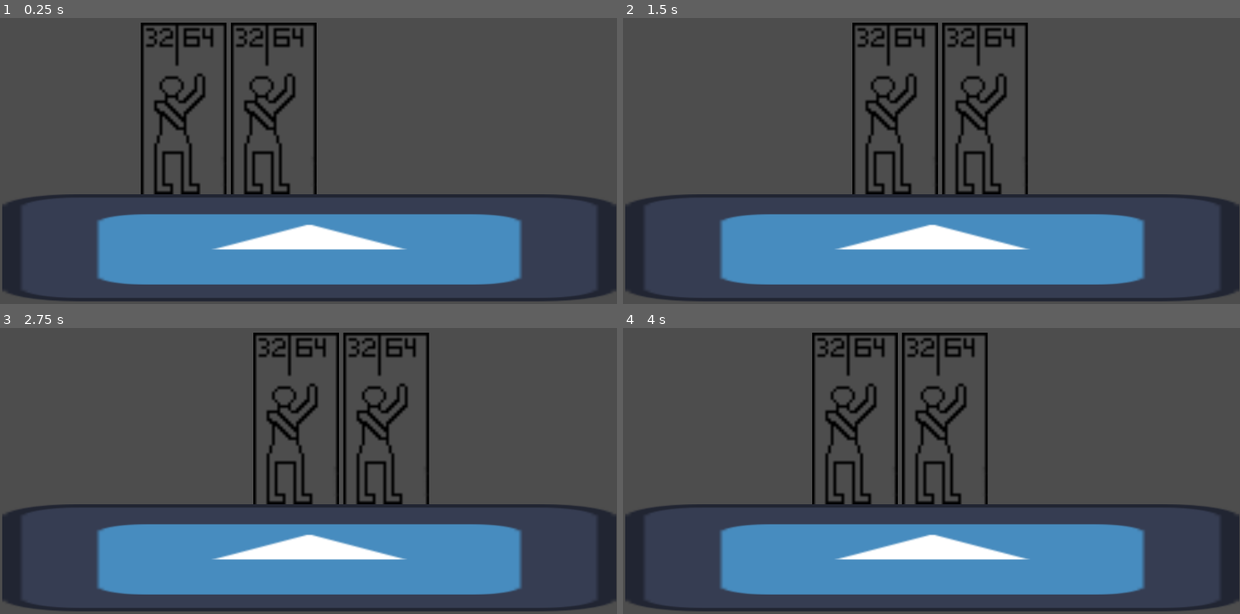
Above: before the commit, frames 1-4 (two rows, left to right).
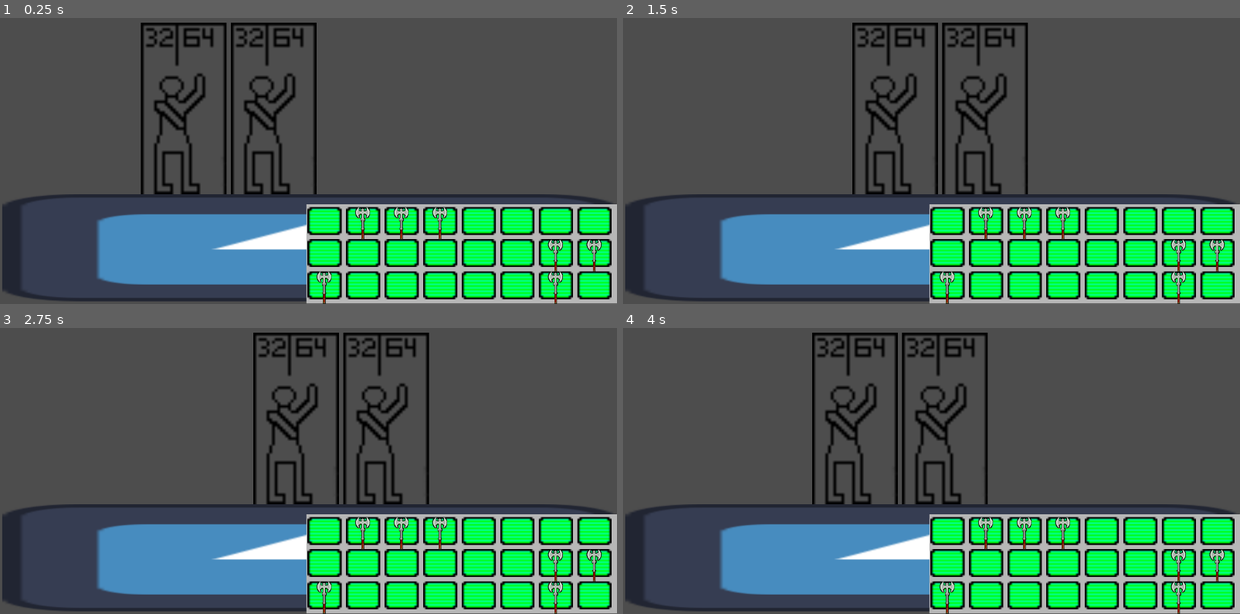
Above: after the commit, the same moments.

Repository: SteveWorcester/GoRight
Game: Godot game, scene res://Levels/00test_level/test_level.tscn
Same seed, same stepped clock (60 frames per second), same inputs: the game is played once before the commit and once after it. The engine's default icon, where the game draws it, is replaced by a stand-in: a white triangle on a blue panel in a dark square.
Inputs (mouse positions are in pixels of both pictures, inside the frame that each line leads up to):
- Up to frame 1 (0.25 s): no input
- Up to frame 2 (1.5 s): tap Enter at 0.5 s; move the mouse to (1067, 112) at 0.52 s; hold D (right) 0.53-1.28 s; tap Space (interact) at 0.6, 1.35 s; click (1067, 112) at 0.67 s; move the mouse to (808, 146) at 1.27 s; hold A (left) from 1.28 s (still down); click (808, 146) at 1.42 s
- Up to frame 3 (2.75 s): move the mouse to (370, 365) at 2.02 s; release A (left) at 2.03 s; hold D (right) from 2.03 s (still down); tap Space (interact) at 2.1 s; click (370, 365) at 2.17 s
- Up to frame 4 (4 s): move the mouse to (900, 511) at 2.77 s; release D (right) at 2.78 s; hold W (up) 2.78-3.53 s; tap Space (interact) at 2.85, 3.5, 3.6 s; click (900, 511) at 2.92 s; move the mouse to (1116, 493) at 3.52 s; hold A (left) from 3.53 s (still down); click (1116, 493) at 3.67 s

The runs differ from the first frame. In frame 1, 17% of the frame differs, in the area x 49-100%, y 65-100%; in frame 2, 17%; in frame 3, 17%; in frame 4, 17%.
Error in both runs: Invalid access to property or key '3' on a base object of type 'Dictionary'. (res://StateMachines/PlayerCharacter/StateManager.gd:19)

Commit message:
inventory system
Add swappable inventory system.

- temp functionality only. inventory items dont actually *do* anything
yet.
- because of temp functionality, all item slots have a 25% chance of
generating an item in their slot (for test)
- may need logic cleanup in party_inventory.gd later
- will need item generation cleanup after pickup/drop item functionality
is created.

Diff:
--- /dev/null
+++ b/GameFiles/InventoryMenu/InventorySlot.gd
@@ -0,0 +1,43 @@
+extends Panel
+
+var default_texture = preload("res://GameFiles/InventoryMenu/InventorySlot_Usable.png")
+var empty_texture = preload("res://GameFiles/InventoryMenu/Inventory_Background.png")
+
+var default_style : StyleBoxTexture = null
+var empty_style : StyleBoxTexture = null
+
+var itemClass = preload("res://GameFiles/Items/Item.tscn")
+var item = null
+
+func _ready() -> void:
+	default_style = StyleBoxTexture.new()
+	empty_style = StyleBoxTexture.new()
+	default_style.texture = default_texture
+	empty_style.texture = empty_texture
+
+	if randi() %3 == 0:
+		item = itemClass.instantiate()
+		add_child(item)
+
+	refresh_style()
+
+func refresh_style():
+	if item == null:
+		set('custom_styles/panel', empty_style)
+	else:
+		set('custom_styles/panel', default_style)
+
+func pickupFromSlot():
+	remove_child(item)
+	var inventoryNode = find_parent("Inventory")
+	inventoryNode.add_child(item)
+	item = null
+	refresh_style()
+
+func placeIntoSlot(new_item):
+	item = new_item
+	item.position = Vector2(0,0)
+	var inventoryNode = find_parent("Inventory")
+	inventoryNode.remove_child(item)
+	add_child(item)
+	refresh_style()
--- /dev/null
+++ b/GameFiles/Items/Item.tscn
@@ -0,0 +1,12 @@
+[gd_scene load_steps=2 format=3 uid="uid://56nt3id35ilu"]
+
+[ext_resource type="Texture2D" uid="uid://je32gibv6d7f" path="res://GameFiles/Items/Fighter/axe.png" id="1_6u7vu"]
+
+[node name="Item" type="Node2D"]
+z_index = 1
+
+[node name="InventoryImage" type="TextureRect" parent="."]
+offset_right = 40.0
+offset_bottom = 40.0
+mouse_filter = 2
+texture = ExtResource("1_6u7vu")
--- a/Levels/00test_level/test_level.tscn
+++ b/Levels/00test_level/test_level.tscn
@@ -1,10 +1,17 @@
-[gd_scene load_steps=4 format=3 uid="uid://dljqwonesy8po"]
+[gd_scene load_steps=9 format=3 uid="uid://5fm502okeyvm"]
 
 [ext_resource type="Texture2D" uid="uid://dtc32aiyeu7lx" path="res://icon.svg" id="1_opybg"]
 [ext_resource type="PackedScene" uid="uid://n3m7uva4mbvp" path="res://PlayerCharacters/Fighter/Fighter.tscn" id="2_j83r3"]
+[ext_resource type="Script" path="res://Party/Party_Inventory.gd" id="3_4i1vc"]
+[ext_resource type="Texture2D" uid="uid://syxe44ue1cu7" path="res://GameFiles/InventoryMenu/Inventory_Background.png" id="4_rbb23"]
+[ext_resource type="Texture2D" uid="uid://ywjemlwryv7f" path="res://GameFiles/InventoryMenu/InventorySlot_Usable.png" id="5_gdkag"]
+[ext_resource type="Script" path="res://GameFiles/InventoryMenu/InventorySlot.gd" id="6_72u2y"]
 
 [sub_resource type="RectangleShape2D" id="RectangleShape2D_u5vpw"]
 size = Vector2(1155, 206)
+
+[sub_resource type="StyleBoxTexture" id="StyleBoxTexture_oxugr"]
+texture = ExtResource("5_gdkag")
 
 [node name="test_level" type="Area2D"]
 
@@ -25,3 +32,166 @@
 
 [node name="Fighter2" parent="Party" instance=ExtResource("2_j83r3")]
 position = Vector2(343, 283)
+
+[node name="Inventory" type="Node2D" parent="Party"]
+script = ExtResource("3_4i1vc")
+
+[node name="TextureRect" type="TextureRect" parent="Party/Inventory"]
+offset_left = 572.0
+offset_top = 462.0
+offset_right = 1152.0
+offset_bottom = 647.0
+texture = ExtResource("4_rbb23")
+
+[node name="GridContainer" type="GridContainer" parent="Party/Inventory"]
+offset_left = 574.0
+offset_top = 467.0
+offset_right = 1151.0
+offset_bottom = 647.0
+theme_override_constants/h_separation = 8
+theme_override_constants/v_separation = 8
+columns = 8
+
+[node name="Slot1" type="Panel" parent="Party/Inventory/GridContainer"]
+custom_minimum_size = Vector2(64, 52)
+layout_mode = 2
+theme_override_styles/panel = SubResource("StyleBoxTexture_oxugr")
+script = ExtResource("6_72u2y")
+
+[node name="Slot2" type="Panel" parent="Party/Inventory/GridContainer"]
+custom_minimum_size = Vector2(64, 52)
+layout_mode = 2
+theme_override_styles/panel = SubResource("StyleBoxTexture_oxugr")
+script = ExtResource("6_72u2y")
+
+[node name="Slot3" type="Panel" parent="Party/Inventory/GridContainer"]
+custom_minimum_size = Vector2(64, 52)
+layout_mode = 2
+theme_override_styles/panel = SubResource("StyleBoxTexture_oxugr")
+script = ExtResource("6_72u2y")
+
+[node name="Slot4" type="Panel" parent="Party/Inventory/GridContainer"]
+custom_minimum_size = Vector2(64, 52)
+layout_mode = 2
+theme_override_styles/panel = SubResource("StyleBoxTexture_oxugr")
+script = ExtResource("6_72u2y")
+
+[node name="Slot5" type="Panel" parent="Party/Inventory/GridContainer"]
+custom_minimum_size = Vector2(64, 52)
+layout_mode = 2
+theme_override_styles/panel = SubResource("StyleBoxTexture_oxugr")
+script = ExtResource("6_72u2y")
+
+[node name="Slot6" type="Panel" parent="Party/Inventory/GridContainer"]
+custom_minimum_size = Vector2(64, 52)
+layout_mode = 2
+theme_override_styles/panel = SubResource("StyleBoxTexture_oxugr")
+script = ExtResource("6_72u2y")
+
+[node name="Slot7" type="Panel" parent="Party/Inventory/GridContainer"]
+custom_minimum_size = Vector2(64, 52)
+layout_mode = 2
+theme_override_styles/panel = SubResource("StyleBoxTexture_oxugr")
+script = ExtResource("6_72u2y")
+
+[node name="Slot8" type="Panel" parent="Party/Inventory/GridContainer"]
+custom_minimum_size = Vector2(64, 52)
+layout_mode = 2
+theme_override_styles/panel = SubResource("StyleBoxTexture_oxugr")
+script = ExtResource("6_72u2y")
+
+[node name="Slot9" type="Panel" parent="Party/Inventory/GridContainer"]
+custom_minimum_size = Vector2(64, 52)
+layout_mode = 2
+theme_override_styles/panel = SubResource("StyleBoxTexture_oxugr")
+script = ExtResource("6_72u2y")
+
+[node name="Slot10" type="Panel" parent="Party/Inventory/GridContainer"]
+custom_minimum_size = Vector2(64, 52)
+layout_mode = 2
+theme_override_styles/panel = SubResource("StyleBoxTexture_oxugr")
+script = ExtResource("6_72u2y")
+
+[node name="Slot11" type="Panel" parent="Party/Inventory/GridContainer"]
+custom_minimum_size = Vector2(64, 52)
+layout_mode = 2
+theme_override_styles/panel = SubResource("StyleBoxTexture_oxugr")
+script = ExtResource("6_72u2y")
+
+[node name="Slot12" type="Panel" parent="Party/Inventory/GridContainer"]
+custom_minimum_size = Vector2(64, 52)
+layout_mode = 2
+theme_override_styles/panel = SubResource("StyleBoxTexture_oxugr")
+script = ExtResource("6_72u2y")
+
+[node name="Slot13" type="Panel" parent="Party/Inventory/GridContainer"]
+custom_minimum_size = Vector2(64, 52)
+layout_mode = 2
+theme_override_styles/panel = SubResource("StyleBoxTexture_oxugr")
+script = ExtResource("6_72u2y")
+
+[node name="Slot14" type="Panel" parent="Party/Inventory/GridContainer"]
+custom_minimum_size = Vector2(64, 52)
+layout_mode = 2
+theme_override_styles/panel = SubResource("StyleBoxTexture_oxugr")
+script = ExtResource("6_72u2y")
+
+[node name="Slot15" type="Panel" parent="Party/Inventory/GridContainer"]
+custom_minimum_size = Vector2(64, 52)
+layout_mode = 2
+theme_override_styles/panel = SubResource("StyleBoxTexture_oxugr")
+script = ExtResource("6_72u2y")
+
+[node name="Slot16" type="Panel" parent="Party/Inventory/GridContainer"]
+custom_minimum_size = Vector2(64, 52)
+layout_mode = 2
+theme_override_styles/panel = SubResource("StyleBoxTexture_oxugr")
+script = ExtResource("6_72u2y")
+
+[node name="Slot17" type="Panel" parent="Party/Inventory/GridContainer"]
+custom_minimum_size = Vector2(64, 52)
+layout_mode = 2
+theme_override_styles/panel = SubResource("StyleBoxTexture_oxugr")
+script = ExtResource("6_72u2y")
+
+[node name="Slot18" type="Panel" parent="Party/Inventory/GridContainer"]
+custom_minimum_size = Vector2(64, 52)
+layout_mode = 2
+theme_override_styles/panel = SubResource("StyleBoxTexture_oxugr")
+script = ExtResource("6_72u2y")
+
+[node name="Slot19" type="Panel" parent="Party/Inventory/GridContainer"]
+custom_minimum_size = Vector2(64, 52)
+layout_mode = 2
+theme_override_styles/panel = SubResource("StyleBoxTexture_oxugr")
+script = ExtResource("6_72u2y")
+
+[node name="Slot20" type="Panel" parent="Party/Inventory/GridContainer"]
+custom_minimum_size = Vector2(64, 52)
+layout_mode = 2
+theme_override_styles/panel = SubResource("StyleBoxTexture_oxugr")
+script = ExtResource("6_72u2y")
+
+[node name="Slot21" type="Panel" parent="Party/Inventory/GridContainer"]
+custom_minimum_size = Vector2(64, 52)
+layout_mode = 2
+theme_override_styles/panel = SubResource("StyleBoxTexture_oxugr")
+script = ExtResource("6_72u2y")
+
+[node name="Slot22" type="Panel" parent="Party/Inventory/GridContainer"]
+custom_minimum_size = Vector2(64, 52)
+layout_mode = 2
+theme_override_styles/panel = SubResource("StyleBoxTexture_oxugr")
+script = ExtResource("6_72u2y")
+
+[node name="Slot23" type="Panel" parent="Party/Inventory/GridContainer"]
+custom_minimum_size = Vector2(64, 52)
+layout_mode = 2
+theme_override_styles/panel = SubResource("StyleBoxTexture_oxugr")
+script = ExtResource("6_72u2y")
+
+[node name="Slot24" type="Panel" parent="Party/Inventory/GridContainer"]
+custom_minimum_size = Vector2(64, 52)
+layout_mode = 2
+theme_override_styles/panel = SubResource("StyleBoxTexture_oxugr")
+script = ExtResource("6_72u2y")
--- /dev/null
+++ b/Party/Party_Inventory.gd
@@ -0,0 +1,31 @@
+extends Node2D
+
+const SlotClass = preload("res://GameFiles/InventoryMenu/InventorySlot.gd")
+@onready var inventory_slots = $GridContainer
+var holding_item = null
+
+func _ready() -> void:
+	for slot in inventory_slots.get_children():
+		slot.gui_input.connect(_on_slot_gui_input.bind(slot))
+
+func _on_slot_gui_input(event : InputEvent, slot : SlotClass):
+	if event is InputEventMouseButton:
+		if event.button_index == MOUSE_BUTTON_LEFT && event.pressed:
+			if holding_item != null:
+				if !slot.item:
+					slot.placeIntoSlot(holding_item)
+					holding_item = null
+				else:
+					var temp_item = slot.item
+					slot.pickupFromSlot()
+					temp_item.global_position = event.global_position
+					slot.placeIntoSlot(holding_item)
+					holding_item = temp_item
+			elif slot.item:
+				holding_item = slot.item
+				slot.pickupFromSlot()
+				holding_item.global_position = get_global_mouse_position()
+
+func _input(event):
+	if holding_item:
+		holding_item.global_position = get_global_mouse_position()
--- a/PlayerCharacters/Fighter/Fighter_Controller.gd
+++ b/PlayerCharacters/Fighter/Fighter_Controller.gd
@@ -1 +1,10 @@
 extends Player_Controller
+
+var className = "Fighter";
+var characterName = "";
+
+var equipment_head
+var equipment_chest
+var equipment_legs
+var equipment_mainHand
+var equipment_offHand
Binary file added: GameFiles/InventoryMenu/InventorySlot_Usable.png
Not shown, added: GameFiles/InventoryMenu/InventorySlot_Usable.png.import
Binary file added: GameFiles/InventoryMenu/Inventory_Background.png
Not shown, added: GameFiles/InventoryMenu/Inventory_Background.png.import
Binary file added: GameFiles/Items/Fighter/axe.png
Not shown, added: GameFiles/Items/Fighter/axe.png.import
